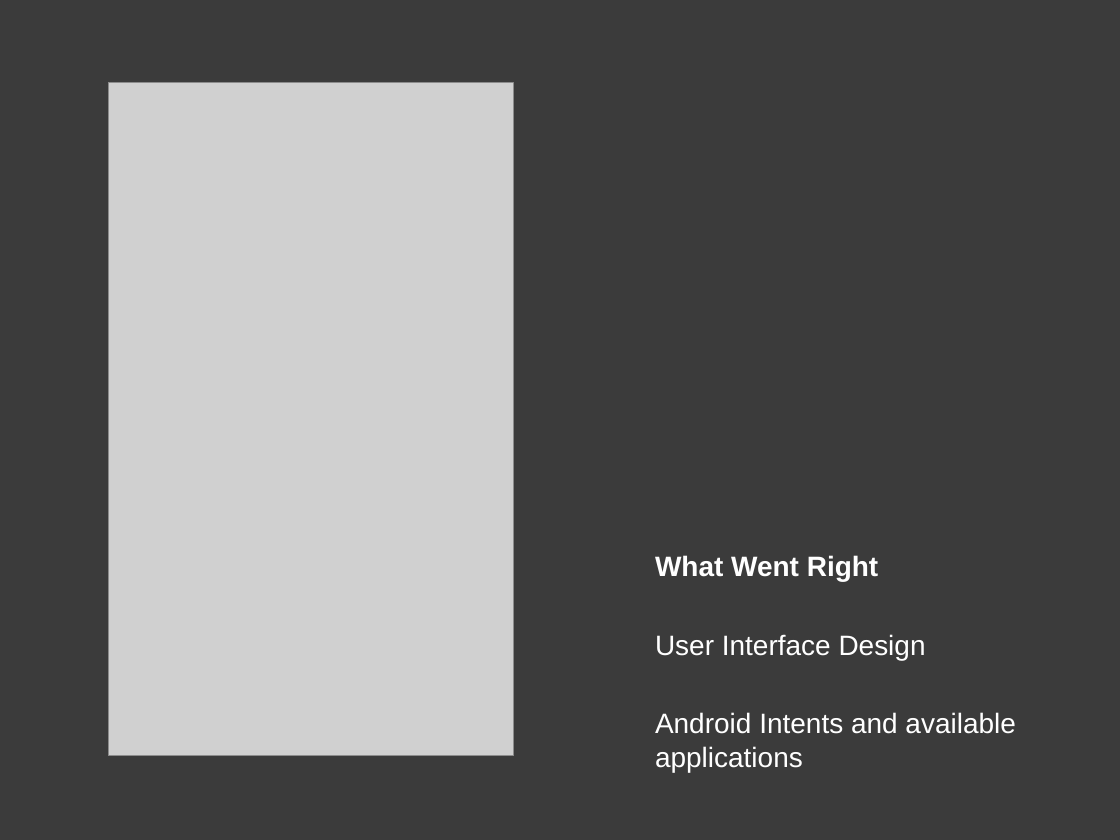
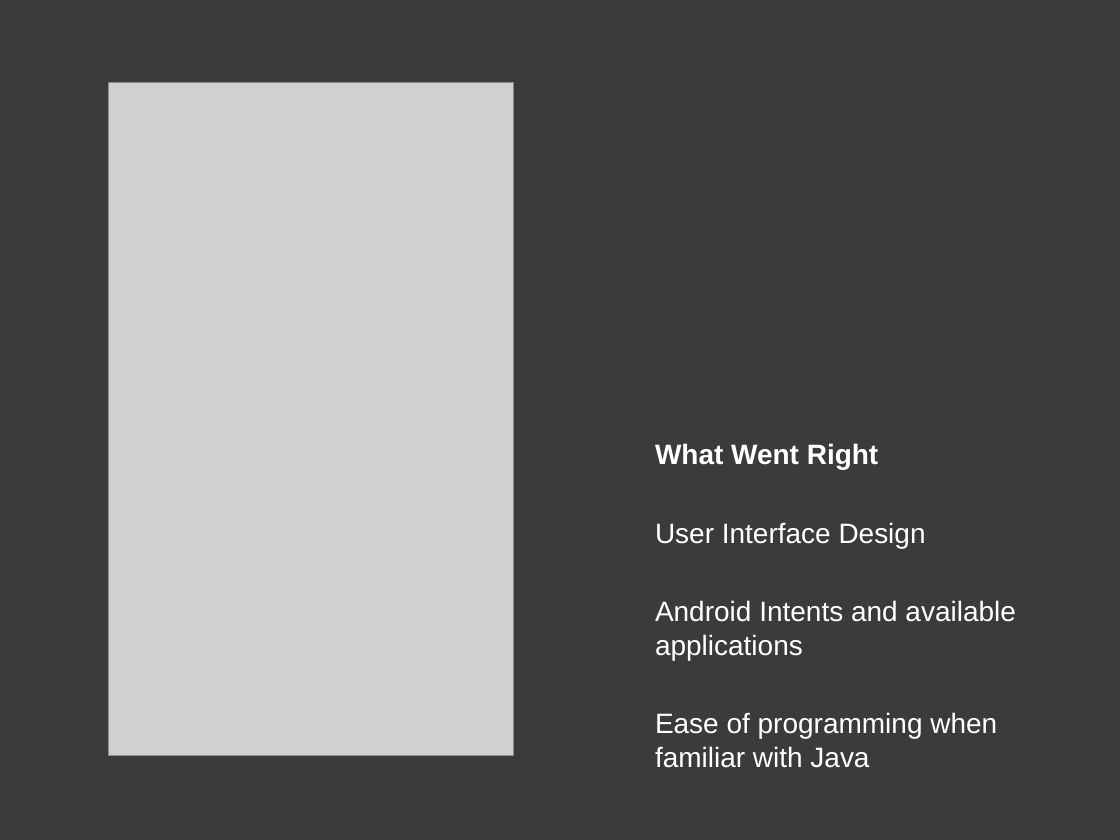
Before and after one commit to rkilarski/ryski-coding, a slide deck: slide 4 of WalkAbout/doc/WalkAbout.pptx. Drawn at 1120x840 pixels with LibreOffice and Linux fonts; fonts in the diff are those of the drawing; grey boxes stand for pictures. Boxes give left, top, right and bottom in pixels: in the first picture for what was removed or moved away, otherwise in the second. Text is boxed around its words. In the diff, an @@ line names an element or a change of style, - is before the commit and + after.

```diff
--- a/WalkAbout/doc/WalkAbout.pptx
+++ b/WalkAbout/doc/WalkAbout.pptx
@@ text at bbox=[655, 712, 997, 768]: paragraph added @@
+Ease of programming when familiar with Java
```
Also in this commit, not shown: 4 other slides changed.
